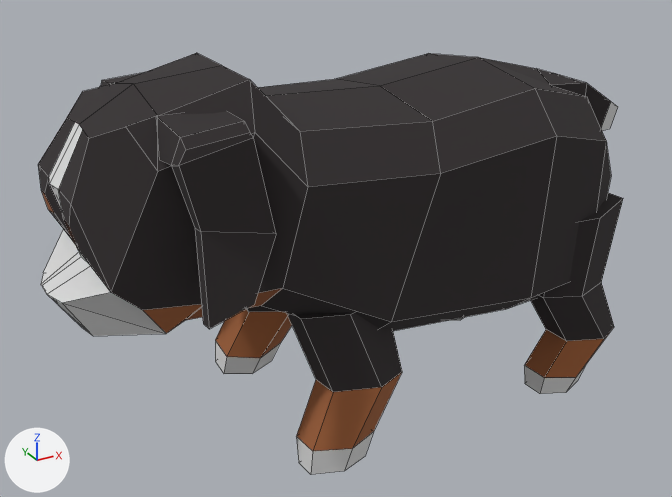
Before and after pictures for a commit that changed the FBX model unity/rdnc2/Assets/fbx/Animal_Models/bernese.fbx.
The view is the same before and after, from a 50 mm camera at (-1.74, -2.77, 1.91) aimed at (-0.2, 0.01, 0.52). Every picture has the same lights, and +X, +Y and +Z are marked at lower left. Mesh edges are drawn as thin lines. Where no turn or scale is listed for an object, it has been applied to the vertices. Vertices at the same position are counted once.

Objects in the first picture: 'body', 'ear', 'front-leg', 'rear-leg'.
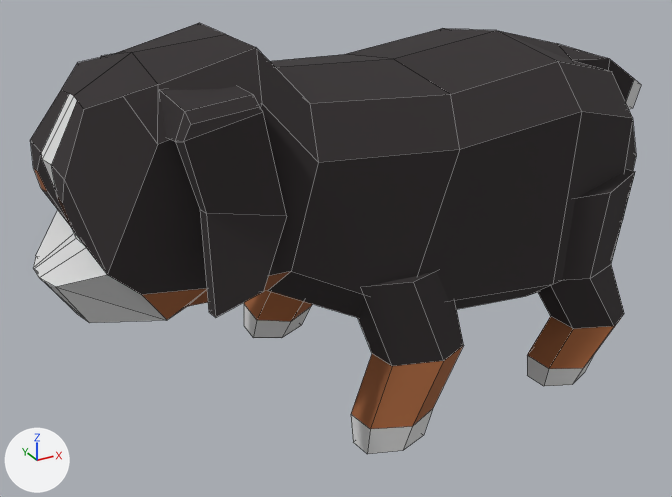
Where the newer file only moved an object's origin or applied its transform, the numbers keep the older frame.

Scene script edits in JSON lines:
```json
{"block": "me_cube_001", "where": "me_cube_001.from_pydata(...)  # 128 vertices, 124 faces; spans x -1.29..0.96, y -0.57..0.34, z 0.32..1.28"}
{"block": "me_cube_001", "where": "# used by ob_body; location = (0.0, 0.0, 0.0)"}
{"block": "me_cube_001", "change": "me_cube_001 part 2: the whole mesh is scaled about its middle by 1.1, then moved by (0.12, 0.11, 0.02)"}
{"block": "me_cylinder", "where": "me_cylinder.from_pydata(...)  # 48 vertices, 40 faces; spans x -59.7..-23.7, y -1.6..55.8, z -36.6..59.1"}
{"block": "me_cylinder", "where": "# used by ob_front_leg; location = (0.0, 0.0, 0.0); rotation_euler = (1.571, 0.0, 0.0), in degrees (90, 0, 0); scale = (0.01, 0.01, 0.01)"}
{"block": "me_cylinder", "change": "me_cylinder part 4: the loose piece of 24 vertices spanning x -59.7..-23.7, y -1.6..55.8, z 29.5..59.1 is moved by (25.4, 0.0, -5.3)"}
{"block": "me_cylinder", "change": "me_cylinder part 5: the loose piece of 24 vertices spanning x -59.7..-23.7, y -1.6..55.8, z -36.6..-6.9 is moved by (25.4, 0.0, -17.2)"}
{"block": "me_cylinder_001", "where": "me_cylinder_001.from_pydata(...)  # 60 vertices, 52 faces; spans x 37.4..73.8, y -1.7..72.1, z -34.0..56.6"}
{"block": "me_cylinder_001", "where": "# used by ob_rear_leg; location = (0.0, 0.0, 0.0); rotation_euler = (1.571, 0.0, 0.0), in degrees (90, 0, 0); scale = (0.01, 0.01, 0.01)"}
{"block": "me_cylinder_001", "change": "me_cylinder_001 part 1: the loose piece of 30 vertices spanning x 37.4..73.8, y -1.7..72.1, z 28.5..56.6 is moved by (0.0, 0.8, -6.8)"}
{"block": "me_plane", "where": "me_plane.from_pydata(...)  # 40 vertices, 36 faces; spans x -0.984..-0.692, y -0.584..0.358, z 0.657..1.213"}
{"block": "me_plane", "where": "# used by ob_ear; location = (0.0, 0.0, 0.0)"}
{"block": "me_plane", "change": "me_plane part 3: the whole mesh is scaled about its middle by 1.1, then moved by (0.055, 0.113, 0.022)"}
{"op": "set", "path": "ob_front_leg.scale", "old": "(0.01, 0.01, 0.01)", "new": "(0.011, 0.011, 0.011)"}
{"op": "set", "path": "ob_rear_leg.scale", "old": "(0.01, 0.01, 0.01)", "new": "(0.011, 0.011, 0.011)"}
```

Boxes (x1, y1, x2, y2) around the edits, measured in the pictures (672 x 497 px; the box of a moved part takes in the faces that stretch with it):
```json
{"object": "body", "change": "mesh rescaled", "before": [38, 53, 618, 336], "after": [30, 23, 641, 323]}
{"object": "front-leg", "change": "reshaped, rescaled", "before": [215, 306, 402, 474], "after": [244, 272, 463, 454], "on screen": "17% wider, 8% taller"}
{"object": "ear", "change": "mesh rescaled", "before": [100, 73, 276, 329], "after": [101, 54, 287, 317]}
{"object": "rear-leg", "change": "reshaped, rescaled", "before": [453, 193, 623, 394], "after": [527, 169, 635, 386]}
{"part": 1, "of": "me_cylinder_001", "change": "moved or reshaped", "before": [524, 193, 623, 394], "after": [527, 169, 635, 386]}
{"part": 4, "of": "me_cylinder", "change": "moved or reshaped", "before": [287, 313, 402, 474], "after": [351, 272, 463, 454]}
{"part": 5, "of": "me_cylinder", "change": "moved or reshaped", "before": [215, 306, 292, 374], "after": [244, 291, 312, 338]}
```
